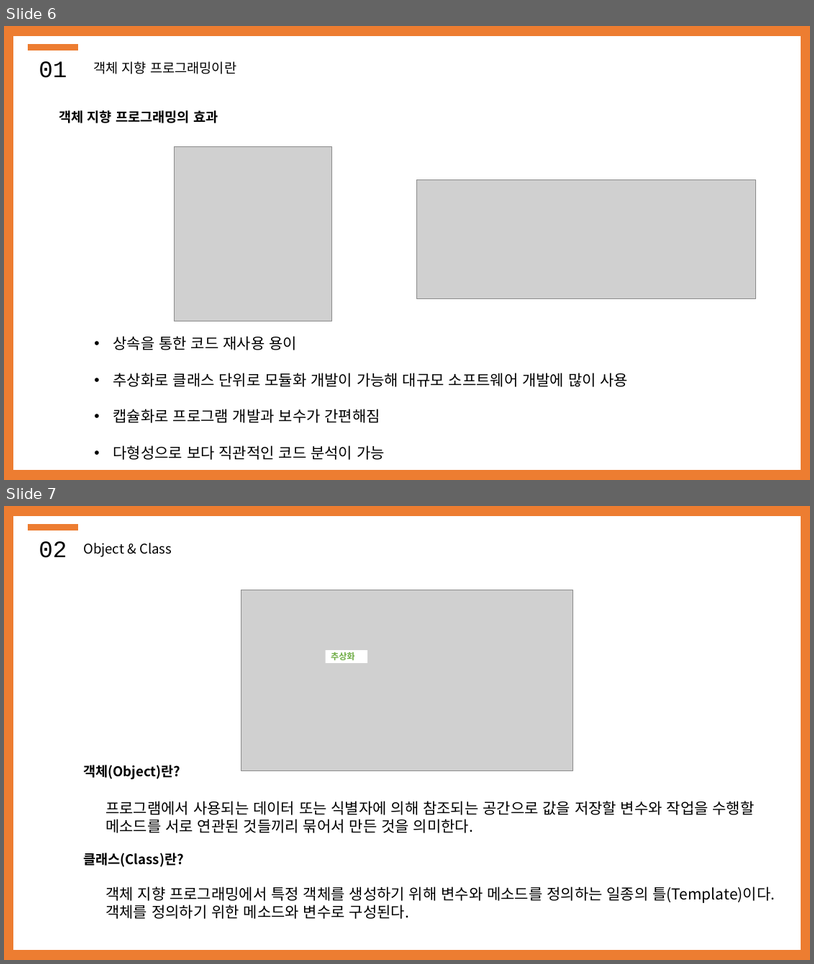
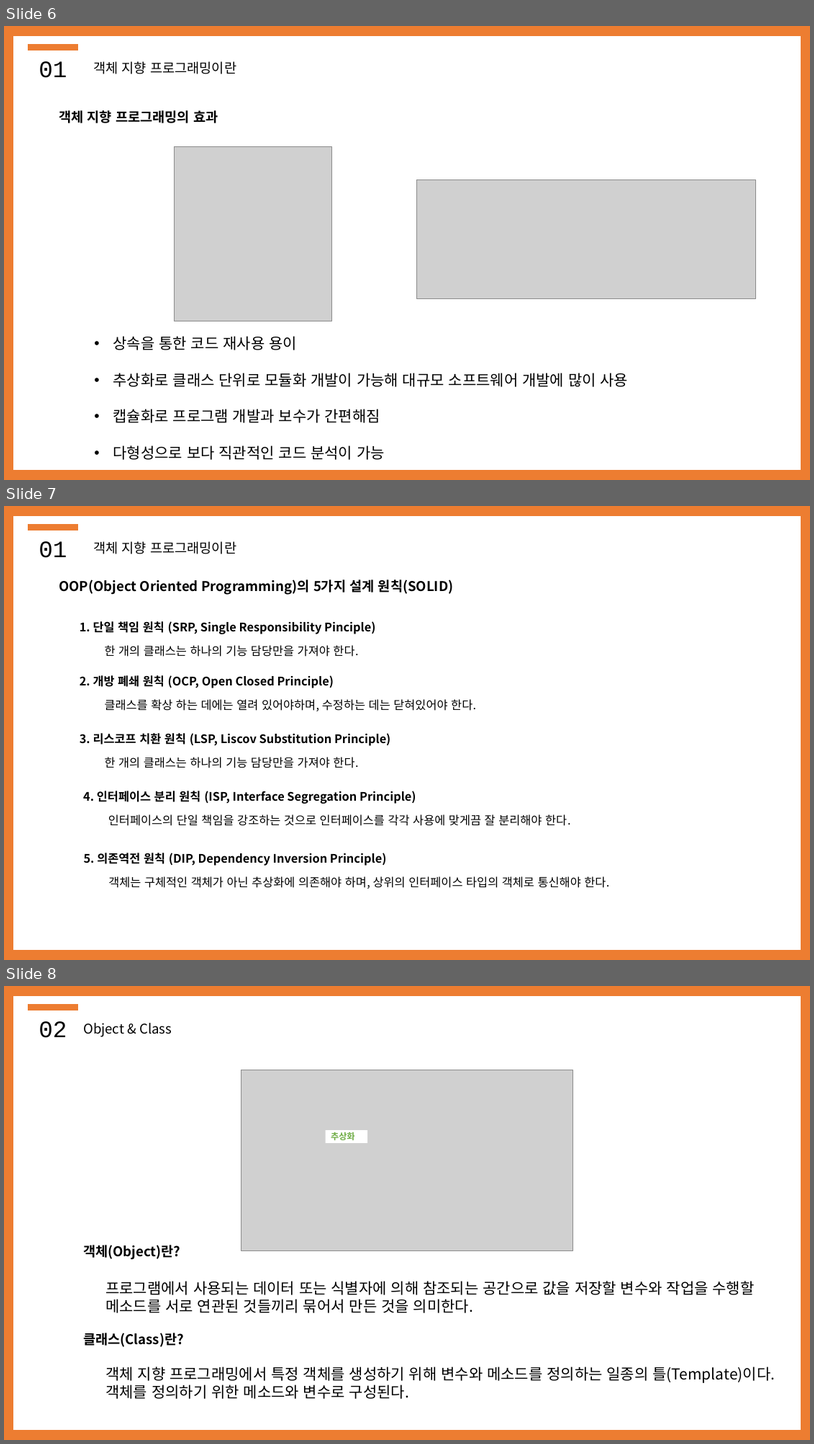
Before and after one commit to SWHyeonseokLEE/Project, a slide deck: 20231201_class/클래스 개념.ver3.pptx. Shown one above the other, each under a label of ours: slides 6 and 7 before the commit, slides 6, 7 and 8 after it. The pictures are 814x964 and 814x1444 pixels, drawn with LibreOffice and Linux fonts; fonts in the diff are those of the drawing; grey boxes stand for pictures. Boxes give left, top, right and bottom in pixels: in the first picture for what was removed or moved away, otherwise in the second. Text is boxed around its words. In the diff, an @@ line names an element or a change of style, - is before the commit and + after.

```diff
--- a/20231201_class/클래스 개념.ver3.pptx
+++ b/20231201_class/클래스 개념.ver3.pptx
@@ slide 7 added at box(4, 506, 810, 960), background #FFFFFF @@
@@ rectangle added at box(4, 506, 810, 960), fill #ED7D31 @@
@@ rectangle added at box(13, 516, 801, 949), fill #FFFFFF, outline #FFFFFF 1 pt @@
@@ rectangle added at box(28, 524, 78, 530), fill #ED7D31, outline #ED7D31 1 pt @@
@@ text added at box(39, 541, 67, 558), 28 pt, text #000000 @@
+01
@@ text added at box(93, 541, 237, 554), 16 pt, text #000000 @@
+객체 지향 프로그래밍이란
@@ text added at box(59, 579, 453, 595), 16 pt, text #000000, bold @@
+OOP(Object Oriented Programming)의 5가지 설계 원칙(SOLID)
@@ text added at box(80, 621, 376, 634), 14 pt, text #000000, bold @@
+1. 단일 책임 원칙 (SRP, Single Responsibility Pinciple)
@@ text added at box(105, 645, 358, 656), 14 pt, text #000000 @@
+한 개의 클래스는 하나의 기능 담당만을 가져야 한다.
@@ text added at box(80, 675, 334, 688), 14 pt, text #000000, bold @@
+2. 개방 폐쇄 원칙 (OCP, Open Closed Principle)
@@ text added at box(105, 699, 476, 711), 14 pt, text #000000 @@
+클래스를 확상 하는 데에는 열려 있어야하며, 수정하는 데는 닫혀있어야 한다.
@@ text added at box(80, 733, 391, 746), 14 pt, text #000000, bold @@
+3. 리스코프 치환 원칙 (LSP, Liscov Substitution Principle)
@@ text added at box(105, 757, 358, 768), 14 pt, text #000000 @@
+한 개의 클래스는 하나의 기능 담당만을 가져야 한다.
@@ text added at box(83, 790, 416, 803), 14 pt, text #000000, bold @@
+4. 인터페이스 분리 원칙 (ISP, Interface Segregation Principle)
@@ text added at box(108, 814, 571, 826), 14 pt, text #000000 @@
+인터페이스의 단일 책임을 강조하는 것으로 인터페이스를 각각 사용에 맞게끔 잘 분리해야 한다.
@@ text added at box(84, 852, 386, 865), 14 pt, text #000000, bold @@
+5. 의존역전 원칙 (DIP, Dependency Inversion Principle)
@@ text added at box(108, 876, 610, 888), 14 pt, text #000000 @@
+객체는 구체적인 객체가 아닌 추상화에 의존해야 하며, 상위의 인터페이스 타입의 객체로 통신해야 한다.
@@ what was slide 7 is now slide 8 @@
```
